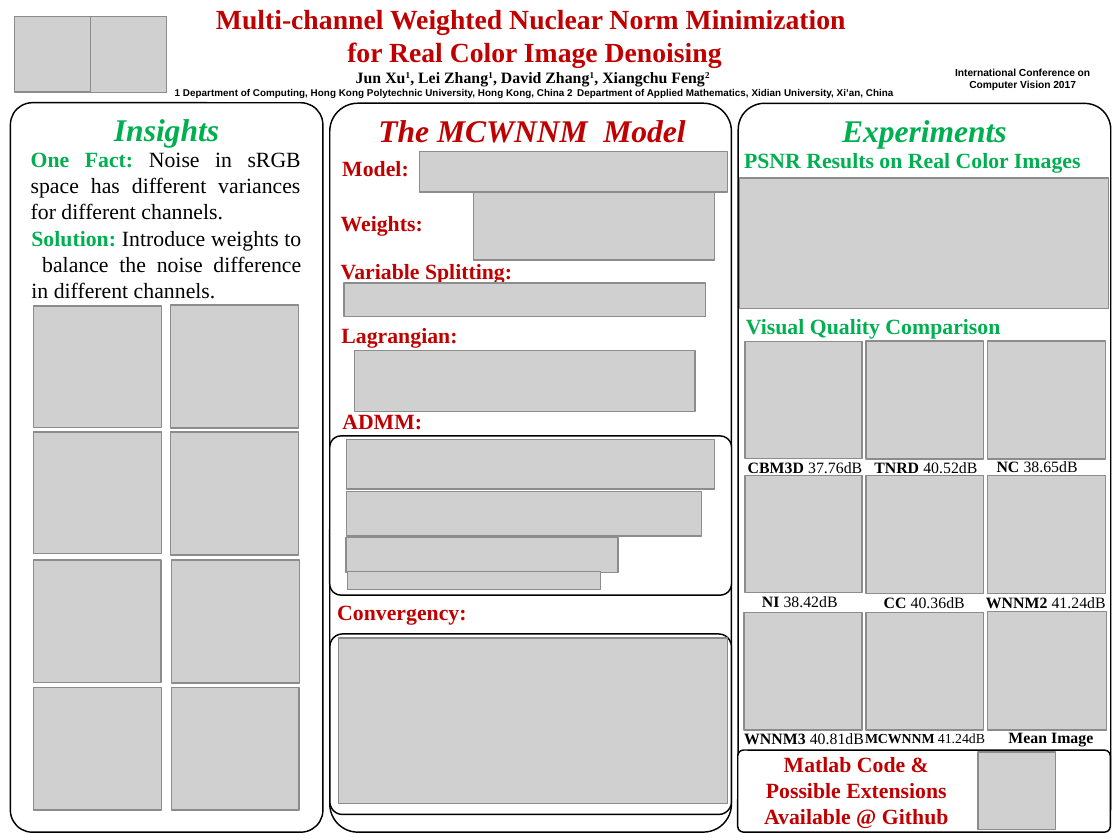
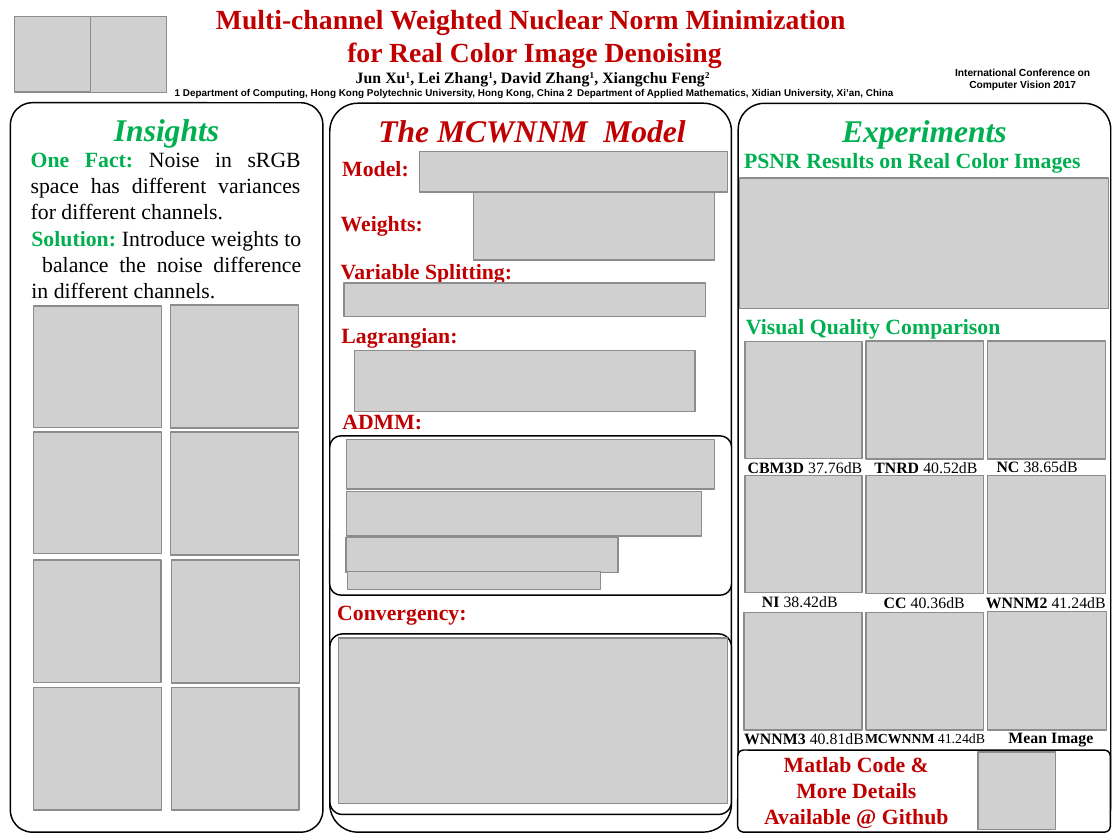
Before and after one commit to csjunxu/ICCV2017_PAPER1, a slide deck: slide 1 of iccv17_poster_template.pptx. Drawn at 1120x840 pixels with LibreOffice and Linux fonts; fonts in the diff are those of the drawing; grey boxes stand for pictures; background and template pictures are left out. Boxes give left, top, right and bottom in pixels: in the first picture for what was removed or moved away, otherwise in the second. Text is boxed around its words. In the diff, an @@ line names an element or a change of style, - is before the commit and + after.

```diff
--- a/iccv17_poster_template.pptx
+++ b/iccv17_poster_template.pptx
@@ text at [784,757,916,799]: text changed @@
-Matlab Code & Possible Extensions
+Matlab Code & More Details
```
